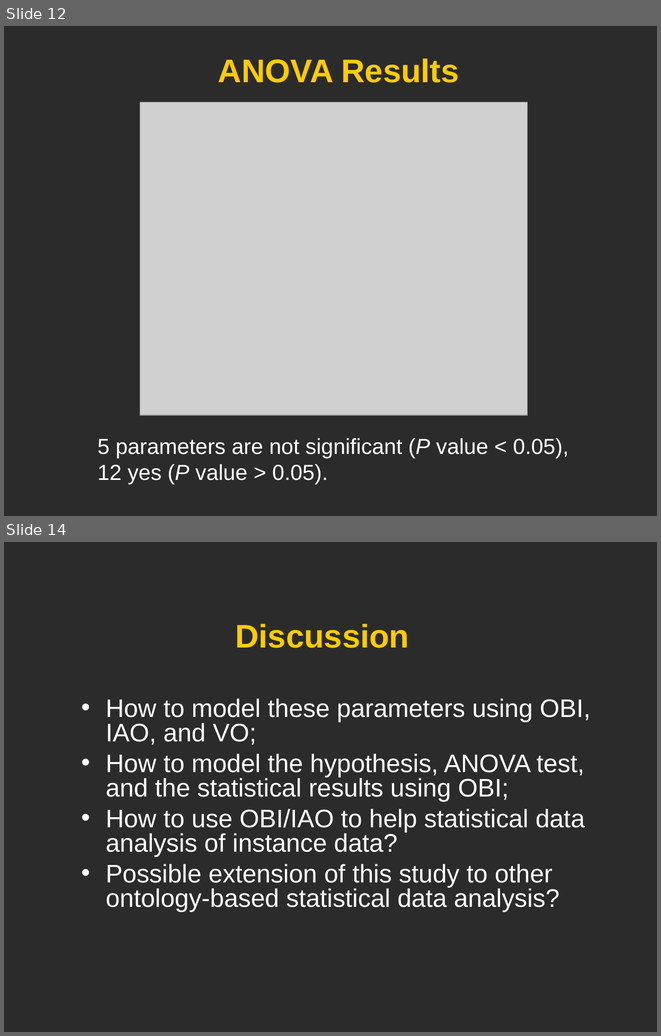
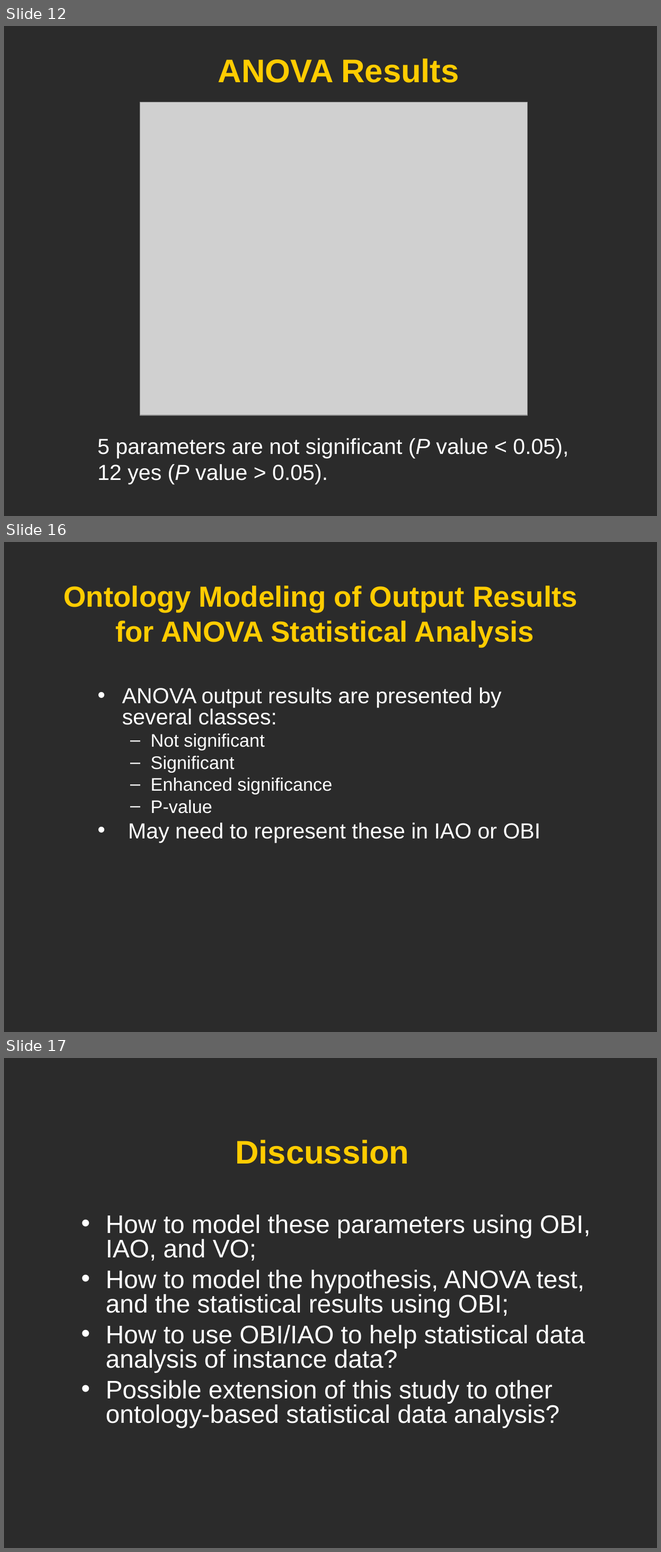
Before and after one commit to jamesaoverton/obi-backup, a slide deck: docs/developer/use cases/Vaccine_usercase_Vancouver2010.ppt. Shown one above the other, each under a label of ours: slides 12 and 14 before the commit, slides 12, 16 and 17 after it; the slides between them are not shown. The pictures are 661x1036 and 661x1552 pixels, drawn with LibreOffice and Linux fonts; fonts in the diff are those of the drawing; grey boxes stand for pictures; background and template pictures are left out; a plain dark background stands for a picture behind light text. Boxes give left, top, right and bottom in pixels: in the first picture for what was removed or moved away, otherwise in the second. Text is boxed around its words. In the diff, an @@ line names an element or a change of style, - is before the commit and + after.

```diff
--- a/docs/developer/use cases/Vaccine_usercase_Vancouver2010.ppt
+++ b/docs/developer/use cases/Vaccine_usercase_Vancouver2010.ppt
@@ slide 16 added at (4, 542, 657, 1032), background picture (left out) @@
@@ title added at (63, 585, 577, 647), 32 pt, text #FFCC00, bold @@
+Ontology Modeling of Output Results
+for ANOVA Statistical Analysis
@@ text added at (122, 687, 541, 843), 24 pt, text #FFFFFF @@
+• ANOVA output results are presented by several classes:
+  – Not significant
+  – Significant
+  – Enhanced significance
+  – P-value
+• May need to represent these in IAO or OBI
@@ what was slide 14 is now slide 17 @@
```
Also in this commit, not shown: 2 slides changed, 2 other slides added.
